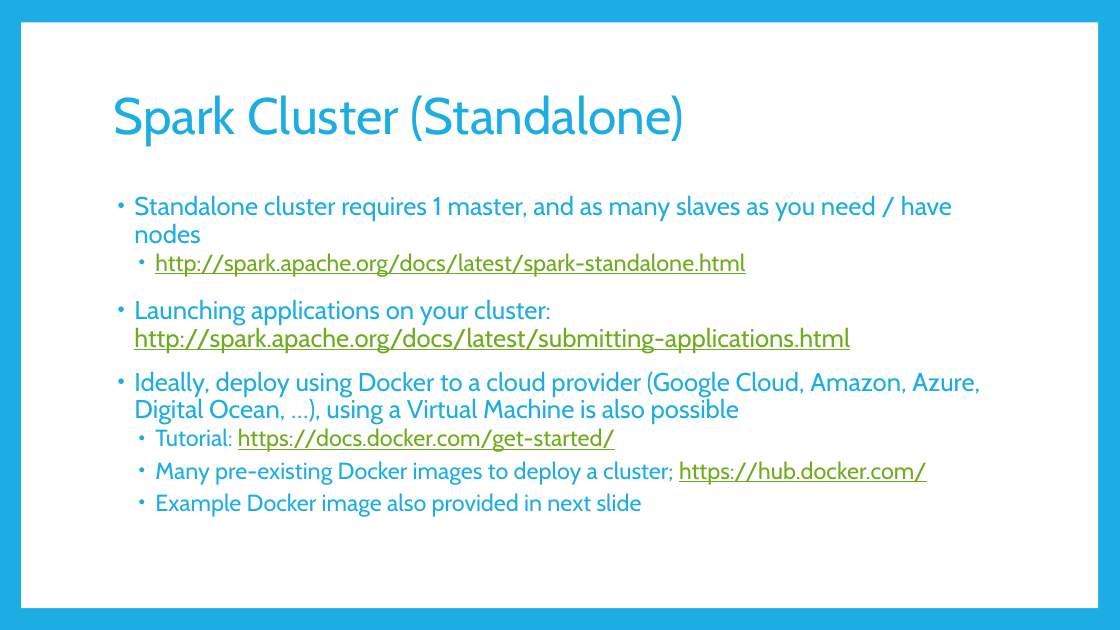
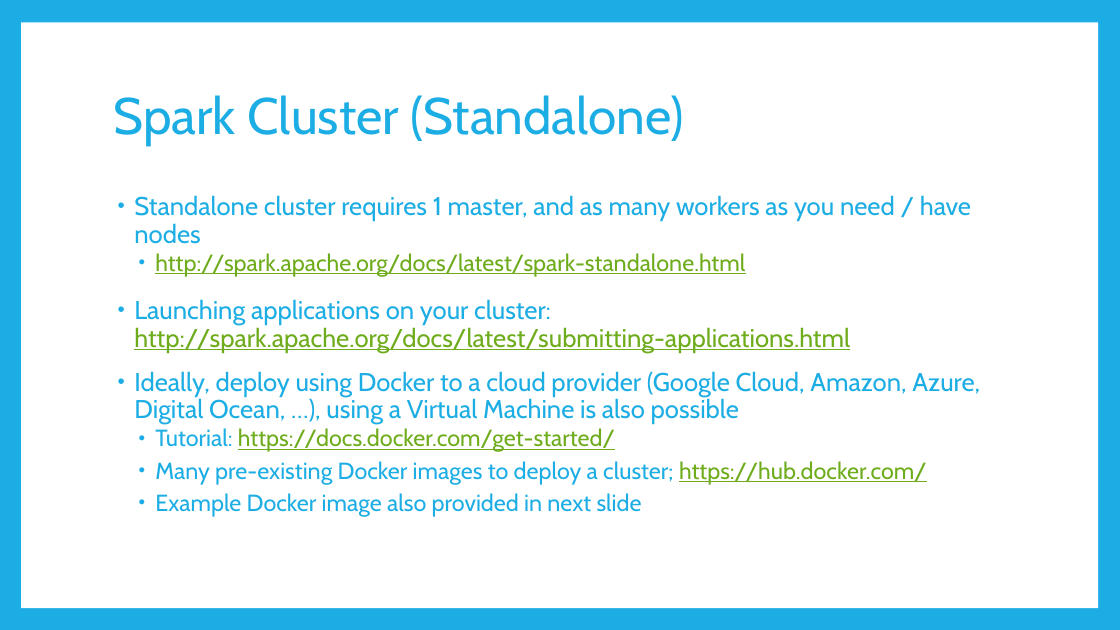
Before and after one commit to rug-sc/spark-boot-camp, a slide deck: slide 11 of slides/Apache Spark Bootcamp.pptx. Drawn at 1120x630 pixels with LibreOffice and Linux fonts; fonts in the diff are those of the drawing. Boxes give left, top, right and bottom in pixels: in the first picture for what was removed or moved away, otherwise in the second. Text is boxed around its words. In the diff, an @@ line names an element or a change of style, - is before the commit and + after.

```diff
--- a/slides/Apache Spark Bootcamp.pptx
+++ b/slides/Apache Spark Bootcamp.pptx
@@ text at [134, 195, 971, 244]: text changed @@
-• Standalone cluster requires 1 master, and as many slaves as you need / have nodes
+• Standalone cluster requires 1 master, and as many workers as you need / have nodes
```
Also in this commit, not shown: 10 other slides changed, 1 other file.
